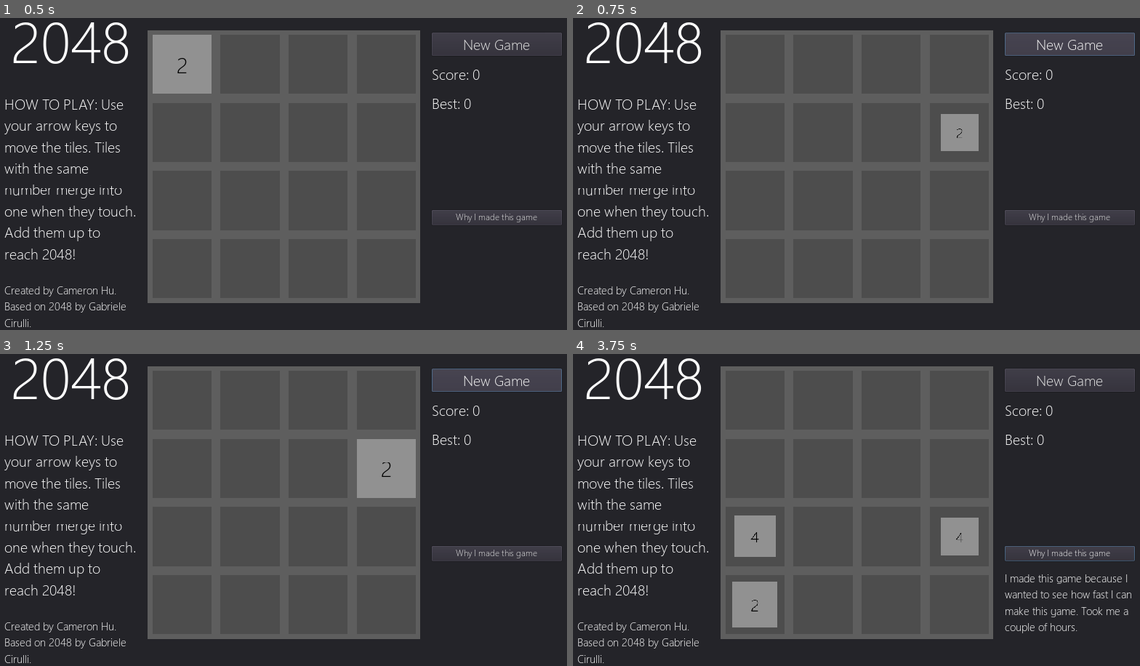
Above: before the commit, frames 1-4 (two rows, left to right).
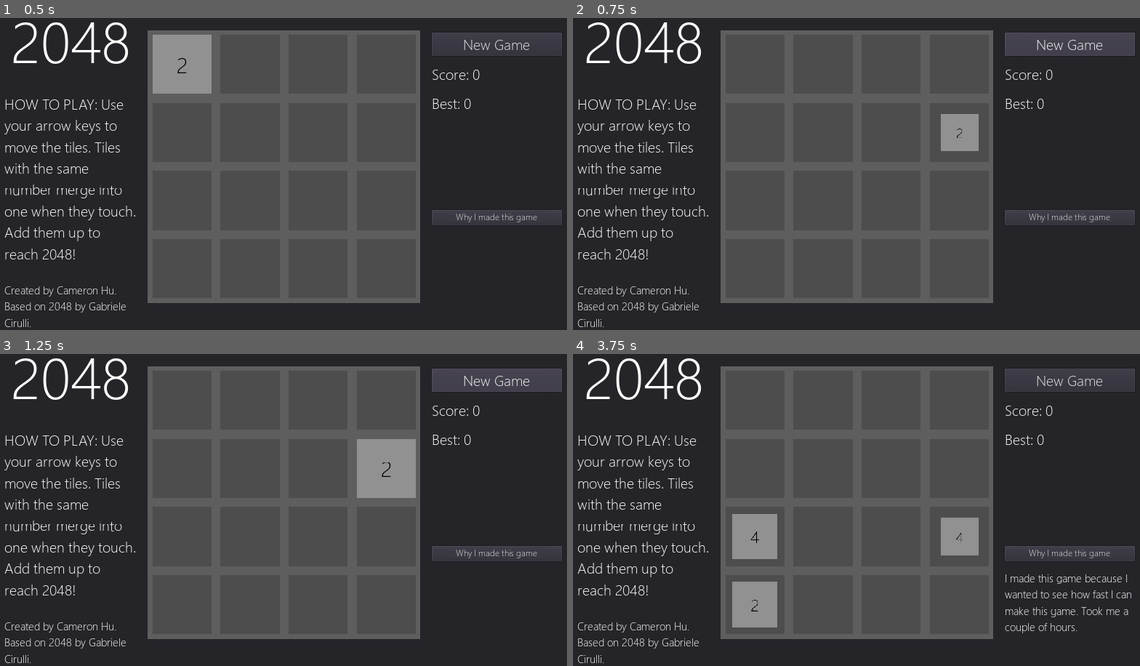
Above: after the commit, the same moments.

Repository: hagabooga/Simple2048
Game: Godot game, scene res://Game.tscn
The game is run twice, just before and just after one commit, with the same random seed, the same clock (stepped at 60 frames per second) and the same inputs.
Inputs (mouse positions are in pixels of both pictures, inside the frame that each line leads up to):
- Up to frame 1 (0.5 s): no input
- Up to frame 2 (0.75 s): click "New Game" at 0.5 s
- Up to frame 3 (1.25 s): no input
- Up to frame 4 (3.75 s): click "New Game" at 1.25 s; click "Why I made this game" at 2 s; tap Enter at 2.75 s; move the mouse to (986, 485) at 2.77 s; press the mouse at (986, 485) at 2.78 s; hold Right (ui_right) 2.78-3.53 s; tap R (reset) at 3.5 s; move the mouse to (743, 519) at 3.52 s; release the mouse at (743, 519) at 3.53 s; hold Down (ui_down) from 3.53 s (still down); click (743, 519) at 3.6 s

Frame 1 is identical in both runs. In frame 2, 0.1% of the frame differs, in the area x 76-100%, y 4-13%; in frame 3, 0.1%; in frame 4, 0.3%, in the area x 28-100%, y 51-67%.

Commit message:
added mobile drag support

Diff:
--- a/Game.gd
+++ b/Game.gd
@@ -193,15 +193,11 @@
 var minimum_drag = 100
 
 func _input(event):
-	if event.is_action_pressed("click"):
-		swipe_start = get_global_mouse_position()
-	if event.is_action_released("click"):
-		_calculate_swipe(get_global_mouse_position())
-
-func _calculate_swipe(swipe_end):
-	if swipe_start == null:
-		return
-	var swipe = swipe_end - swipe_start
+	if event is InputEventScreenDrag:
+		_calculate_swipe(event)
+
+func _calculate_swipe(s):
+	var swipe = s.relative
 	print(swipe)
 	if abs(swipe.x) > abs(swipe.y):
 		if abs(swipe.x) > minimum_drag:
--- a/Game.tscn
+++ b/Game.tscn
@@ -9,15 +9,15 @@
 [sub_resource type="StyleBoxFlat" id=2]
 bg_color = Color( 0.305882, 0.305882, 0.305882, 1 )
 
+[sub_resource type="DynamicFont" id=3]
+size = 128
+font_data = ExtResource( 1 )
+
+[sub_resource type="DynamicFont" id=4]
+size = 32
+font_data = ExtResource( 1 )
+
 [sub_resource type="DynamicFont" id=5]
-size = 128
-font_data = ExtResource( 1 )
-
-[sub_resource type="DynamicFont" id=3]
-size = 32
-font_data = ExtResource( 1 )
-
-[sub_resource type="DynamicFont" id=4]
 size = 24
 font_data = ExtResource( 1 )
 
@@ -29,11 +29,11 @@
 size = 32
 font_data = ExtResource( 1 )
 
+[sub_resource type="DynamicFont" id=8]
+size = 20
+font_data = ExtResource( 1 )
+
 [sub_resource type="DynamicFont" id=9]
-size = 20
-font_data = ExtResource( 1 )
-
-[sub_resource type="DynamicFont" id=8]
 size = 24
 font_data = ExtResource( 1 )
 
@@ -254,7 +254,9 @@
 [node name="Button" type="Button" parent="Panel/VBoxContainer2"]
 margin_right = 286.0
 margin_bottom = 50.0
+focus_mode = 0
 custom_fonts/font = SubResource( 6 )
+enabled_focus_mode = 0
 text = "New Game"
 
 [node name="Label2" type="Label" parent="Panel/VBoxContainer2"]
@@ -293,7 +295,9 @@
 margin_top = 390.0
 margin_right = 286.0
 margin_bottom = 424.0
-custom_fonts/font = SubResource( 9 )
+focus_mode = 0
+custom_fonts/font = SubResource( 8 )
+enabled_focus_mode = 0
 text = "Why I made this game"
 __meta__ = {
 "_edit_use_anchors_": false
Not shown: 4 places in Game.tscn that only renumber resources
